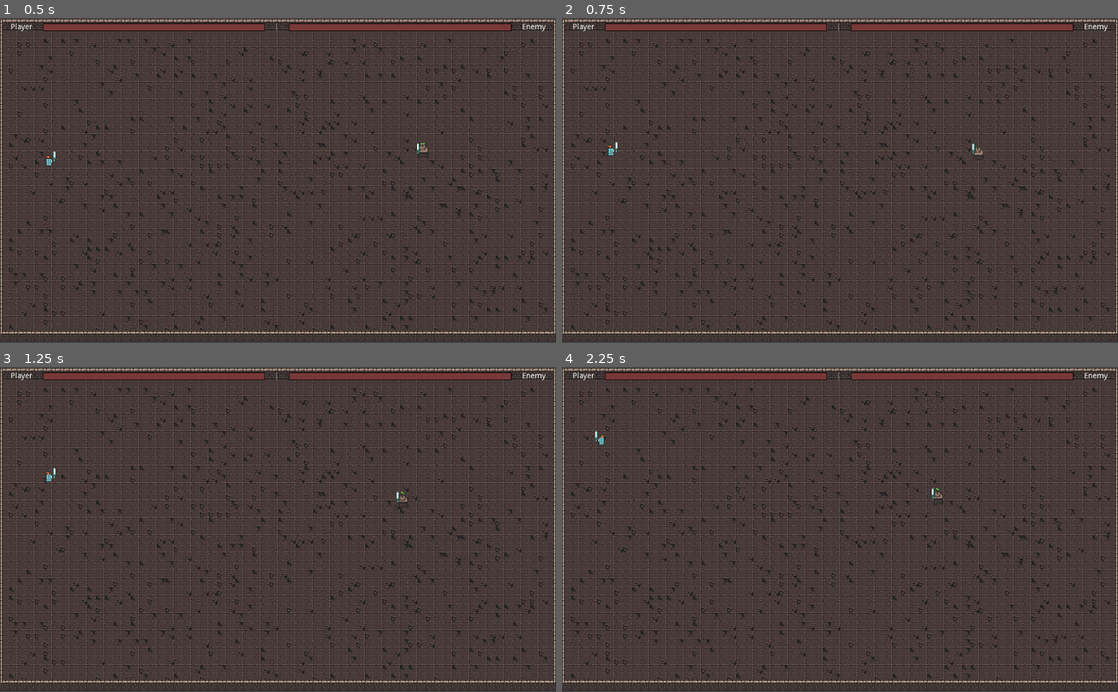
Above: before the commit, frames 1-4 (two rows, left to right).
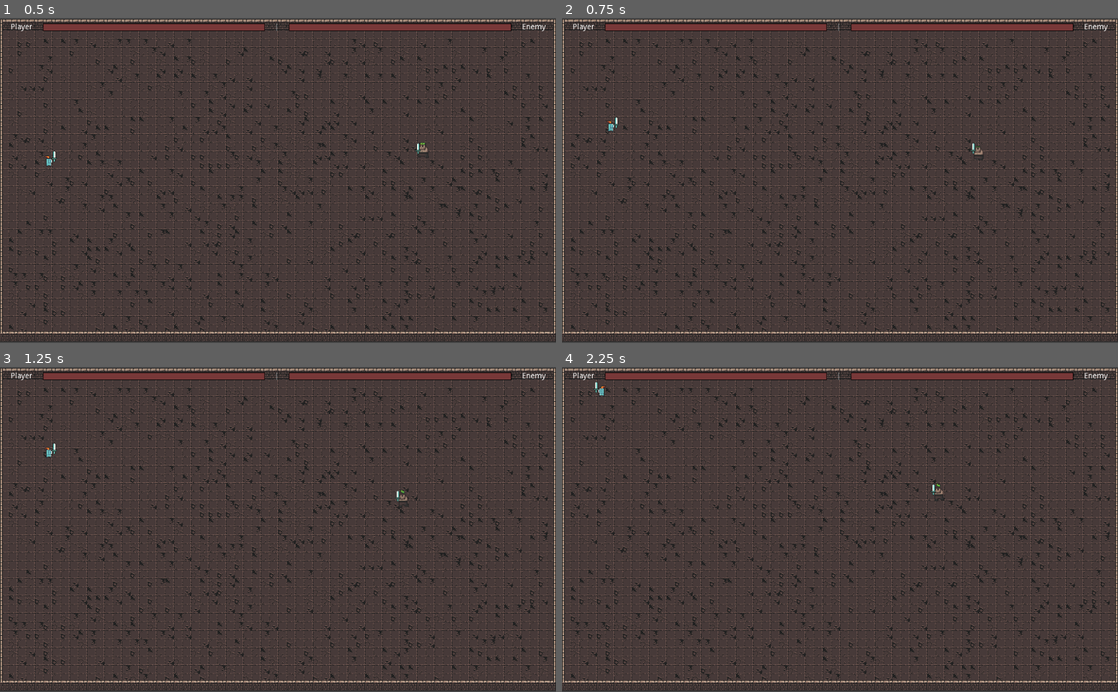
Above: after the commit, the same moments.

Repository: josephmbustamante/ludum-dare-45
Game: Godot game, scene res://Scenes/Main.tscn
Two runs of this game, one before a commit and one after it. Both use one fixed random seed, a clock stepped at 60 frames per second and the inputs below. This scene is started directly instead of the project's main scene.
Inputs (mouse positions are in pixels of both pictures, inside the frame that each line leads up to):
- Up to frame 1 (0.5 s): no input
- Up to frame 2 (0.75 s): move the mouse to (812, 245) at 0.52 s; hold W (up) from 0.53 s (still down); hold J from 0.53 s (still down)
- Up to frame 3 (1.25 s): keep holding W (up); keep holding J
- Up to frame 4 (2.25 s): tap Enter at 1.25 s; move the mouse to (1006, 578) at 1.27 s; release J at 1.28 s; click (1006, 578) at 1.35 s; tap J at 1.55 s; move the mouse to (673, 480) at 2.02 s; release W (up) at 2.03 s; hold Left (left) from 2.03 s (still down); hold J from 2.03 s (still down)

Frame 1 is identical in both runs. In frame 2, 0.1% of the frame differs, in the area x 8-76%, y 30-43%; in frame 3, 0.1%; in frame 4, 0.2%, in the area x 5-69%, y 4-43%.

Commit message:
Add basic dash

Diff:
--- a/Scenes/Player.tscn
+++ b/Scenes/Player.tscn
@@ -56,3 +56,10 @@
 [node name="AttackCooldown" type="Timer" parent="."]
 wait_time = 0.5
 one_shot = true
+
+[node name="DashCooldown" type="Timer" parent="."]
+one_shot = true
+
+[node name="DashEffect" type="Timer" parent="."]
+wait_time = 0.15
+one_shot = true
--- a/Scripts/Player.gd
+++ b/Scripts/Player.gd
@@ -8,6 +8,8 @@
 # Instead, we keep the 1-10 scale, and just have a multiplier here
 export (int) var speed_multiplier = 10
 export (int) var base_speed = 75
+
+var dash_multiplier = 1
 
 var facing_left: bool = false
 
@@ -28,8 +30,13 @@
 	if Input.is_action_pressed("up"):
 		velocity.y -= 1
 
+	if $DashEffect.is_stopped():
+		dash_multiplier = 1
+	else:
+		dash_multiplier = 5
+
 	if velocity.length() > 0:
-		velocity = velocity.normalized() * (base_speed + (speed * speed_multiplier))
+		velocity = velocity.normalized() * (base_speed + (speed * speed_multiplier)) * dash_multiplier
 		$AnimatedSprite.play("run")
 	else:
 		$AnimatedSprite.play("idle")
@@ -43,6 +50,10 @@
 
 	if Input.is_action_just_pressed("click"):
 		$Weapon.attack()
+
+	if Input.is_key_pressed(KEY_J) && $DashCooldown.is_stopped():
+		$DashCooldown.start()
+		$DashEffect.start()
 
 	if Input.is_key_pressed(KEY_K) && $AttackCooldown.is_stopped():
 		$Weapon.attack()
